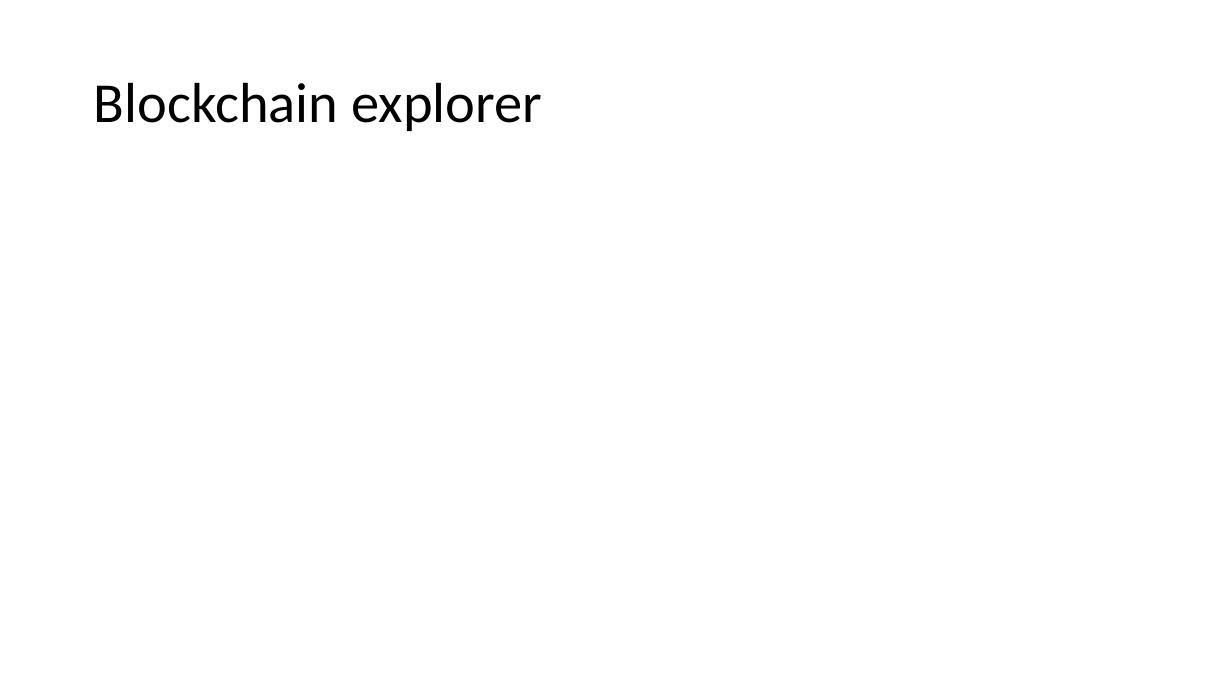
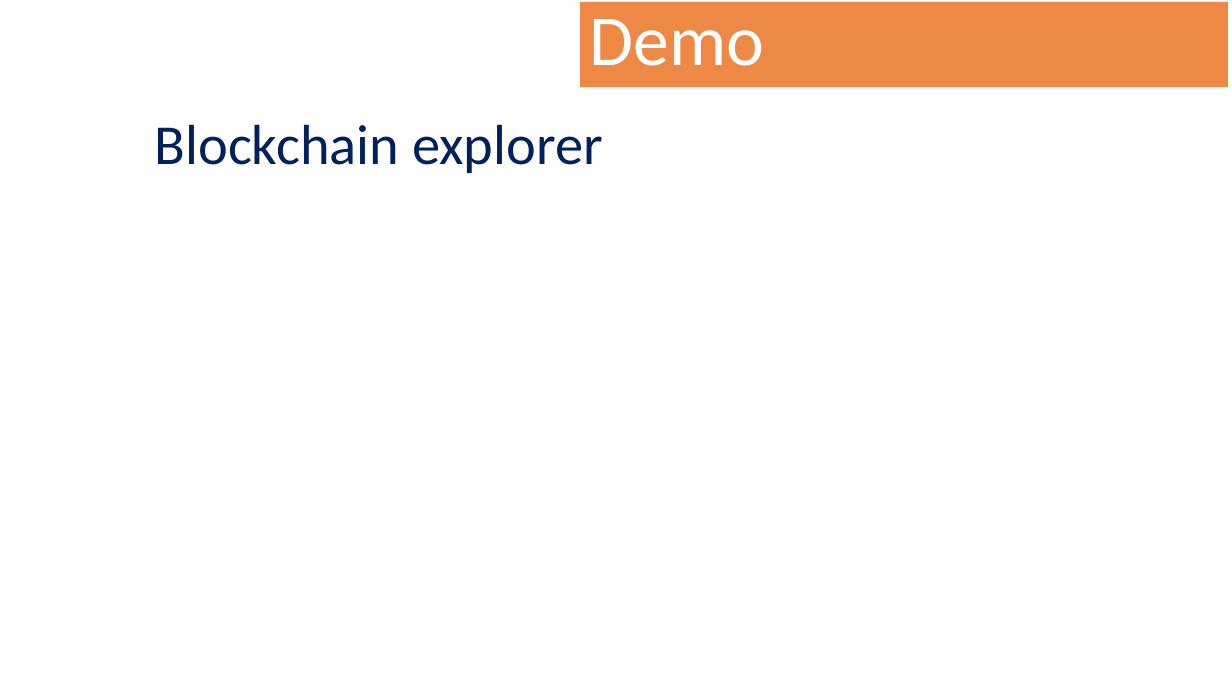
Before and after one commit to Blocks365/blockchain-vacation, a slide deck: slide 21 of ethereum/media/March 2020 presentation.pptx (slide 20 before the commit). Drawn at 1232x693 pixels with LibreOffice and Linux fonts; fonts in the diff are those of the drawing; background and template pictures are left out. Boxes give left, top, right and bottom in pixels: in the first picture for what was removed or moved away, otherwise in the second. Text is boxed around its words. In the diff, an @@ line names an element or a change of style, - is before the commit and + after.

```diff
--- a/ethereum/media/March 2020 presentation.pptx
+++ b/ethereum/media/March 2020 presentation.pptx
@@ rectangle added at (x1=580, y1=2, x2=1228, y2=87), fill #ED7D31 at 90% opacity, 55.8 pt, text #FFFFFF @@
+Demo
@@ title "Blockchain explorer" moved from (x1=94, y1=82, x2=542, y2=131) to (x1=155, y1=124, x2=603, y2=173) @@
@@ title "Blockchain explorer" at (x1=155, y1=124, x2=603, y2=173): text colour #000000 to #002060 @@
@@ rectangle added at (x1=121, y1=90, x2=1232, y2=603), fill #FFFFFF at 90% opacity @@
```
Also in this commit, not shown: 21 other slides changed, 9 slides added, 2 slides removed, 1 other file.
